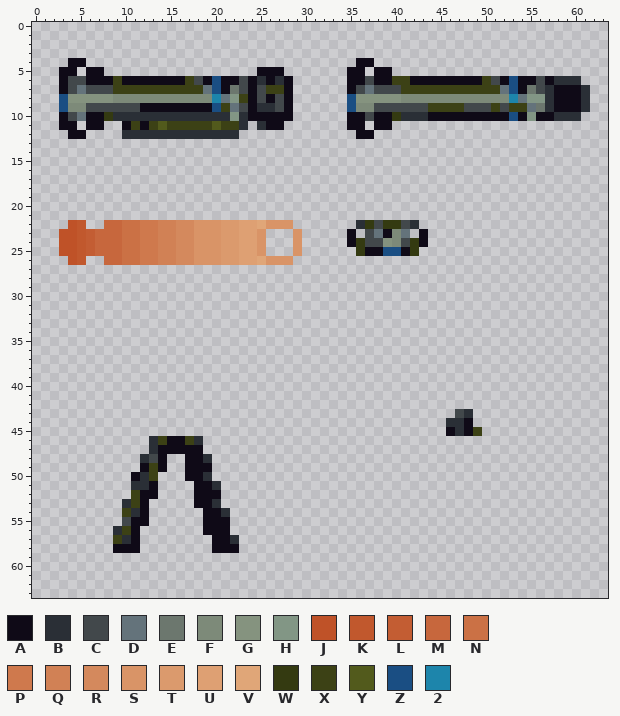
File history of a pixel-art sprite, ArmoredWarfare/Entities/Items/Mortar/Mortar.png. This is how it looked before the edit.
The file is 64x64 pixels. Colours within 5 levels of each other are drawn and written as one.
Palette (. is transparent): A #0f0a17  B #2a2f36  C #42484b  D #64737b  E #6c776e  F #7d8a79  G #85937f  H #829685  J #bf5228  K #c1582d  L #c35d33  M #c7673d  N #cb7145  P #cf794d  Q #d18155  R #d4895d  S #d99467  T #db9a6d  U #dea073  V #e0a678  W #343a11  X #3c4115  Y #525a1c  Z #1a4e83  2 #1d85ab
Pixels before (only the part around the change), first column x 0:
 0 ................................................................
 1 ................................................................
 2 ................................................................
 3 ................................................................
 4 ....AA..............................AA..........................
 5 ...AA.AA.................AAA.......AA.AA........................
 6 ...ACCAAAXAAAAAAAXCAZAACABABA......AACAAXXAAAAAAAAXCAZAACABBB...
 7 ...ACDCCCXXXXXXXXXXDZAECACXXA......ACDCCCXXXXXXXXXXXDZAECBAAAB..
 8 ...ZGGGGGFFFFFFFFFFF2DHXACACA......ZGGGGGFFFFFFFFFFFF2DHHBAAAB..
 9 ...ZFFCCCCCCAAAAAAAAZXDCABBCA......ZFFCCCCCCXXXXCCCXCXXDEBAAAB..
10 ...ACDAAWBBBBBBBBBBBBBHBAAAAA......AACAAWBBBAAAAAAAAAZAHAABBB...
11 ...AA.AA..AXAXYXXXXXYXXB.BAA.......AA.AA........................
12 ....AA....BBBBBBBBBBBBB.............AA..........................
13 ................................................................
14 ................................................................
15 ................................................................
16 ................................................................
17 ................................................................
18 ................................................................
19 ................................................................
20 ................................................................
21 ................................................................
22 ....JK..MMNNPPQQRRSSSTTUUVSSS.......BWCWWCB.....................
23 ...JJKLMMMNNPPQQRRSSSTTUUS...S.....A.CDAFD.A....................
24 ...JJKLMMMNNPPQQRRSSSTTUUS...S.....AWCCGFCWA....................
25 ...JJKLMMMNNPPQQRRSSSTTUUS...S......WAAZZAW.....................
26 ....JK..MMNNPPQQRRSSSTTUUVSSS...................................
27 ................................................................
28 ................................................................
29 ................................................................
30 ................................................................
31 ................................................................
32 ................................................................
33 ................................................................
34 ................................................................
35 ................................................................
36 ................................................................
37 ................................................................
38 ................................................................
39 ................................................................
40 ................................................................
41 ................................................................
42 ................................................................
43 ...............................................CB...............
44 ..............................................BBA...............
45 ..............................................ABAX..............
46 .............BXAAXB.............................................
47 .............BAAAAA.............................................
48 ............BCA..AAB............................................
49 ............AXA..AAA............................................
50 ...........ABX...AAB............................................
51 ...........BBA....AAB...........................................
52 ...........XAA....AAA...........................................
53 ..........BXA.....AAB...........................................
54 ..........XBA......AAB..........................................
55 ..........CAA......AAA..........................................
56 .........BXA.......AAA..........................................
57 .........XBA........AAB.........................................
58 .........AAA........AAA.........................................
59 ................................................................
60 ................................................................
61 ................................................................
62 ................................................................
63 ................................................................
The same view after the edit:
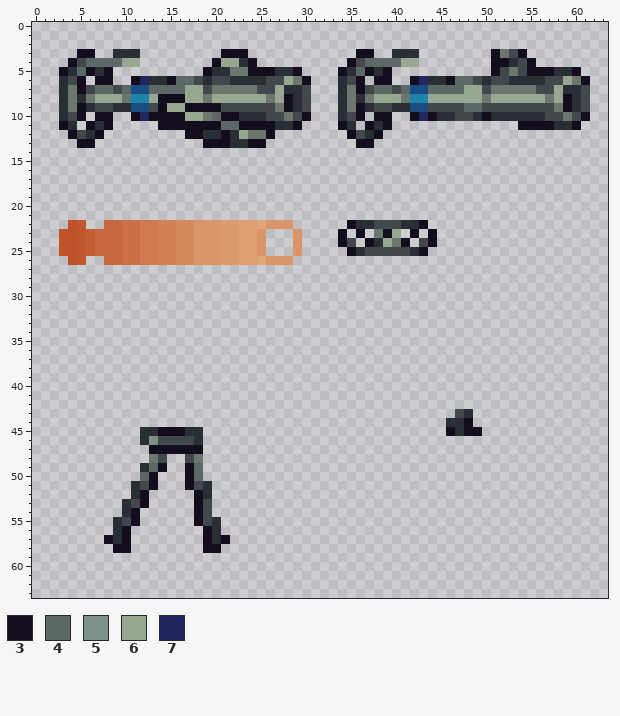
Colours new in this view: 3 #130d1d  4 #5d6966  5 #7e9087  6 #97a792  7 #222760
From the commit log: mortar enhancements (sinecura)
Diff:
Changed rows in their new state; - is an unchanged pixel.
first column x 3:
 3 --33--BBB---------333------------33--BBB--------3EC3-------
 4 -3C444466--------366B3----------3C444466--------33BC3------
 5 3B43B3----------3BBEE333BB3----3B43B3-----------3CEC333BB3-
 6 B-3.33..37BB344-BCCBBB-CC6E3---BC3.33..37BB344CB-CBBBBCC6E3
 7 BE3-44C4ZZ444466CEE-EE-C6BBC---BE3C44-4ZZ444466CEEEE--C6BBC
 8 BEBE666E22633366E666666E63BC---BEBE666E22666666E666666E63BC
 9 BE3B--BBZZC3663333CC-CCCE3BC---BE3B--BBZZCCCC44-C-CCCCCE3BC
10 B-3.33..37333366E433-BBCCEC3---BC3.33..373BBCCB3BBBBBBCCEC3
11 3B-3B3-....3333333443333BB3----3B.3B3--------------3333BB3-
12 -3CB3--.......33--3-6EE3--------3CB3-----------------------
13 --33------------333BB33----------33------------------------
first column x 34:
22 -3-B-CCB-3-
23 3.3.E36.3.3
24 3C.3B6E3.C3
25 -3BCCCCCB3-
first column x 8:
44 ----------------------------------------3-
45 ----BB333BB---------------------------3-33
46 ----B5CCCC--------------------------------
47 -----333333-------------------------------
48 ----.EC--CE.------------------------------
49 ----B43--34.------------------------------
50 ---.43---34.------------------------------
51 ----C3---3CB.-----------------------------
52 ---B3.----3B.-----------------------------
53 ---C3-----3C.-----------------------------
54 --B3.-----3C..----------------------------
55 -B-3.-----3CB.----------------------------
56 --3.-------3B.----------------------------
57 3B3.-------3B3.---------------------------
58 -33.-------33..---------------------------
Boxes around the changes in both pictures, in picture pixels (x1, y1, x2, y2):
changed: (59, 49, 590, 148)
changed: (338, 220, 437, 256)
changed: (446, 418, 482, 436)
changed: (104, 427, 239, 553)
